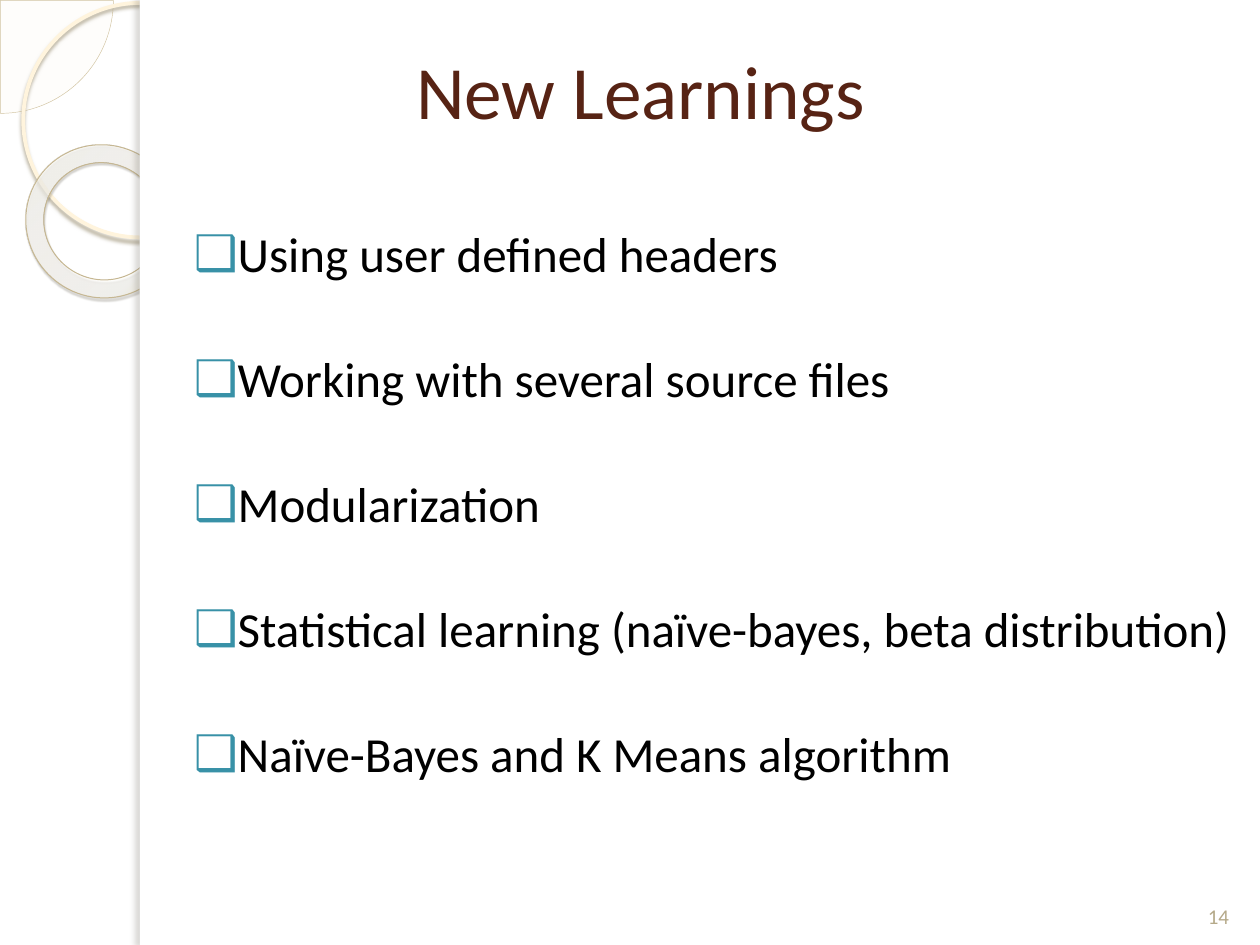
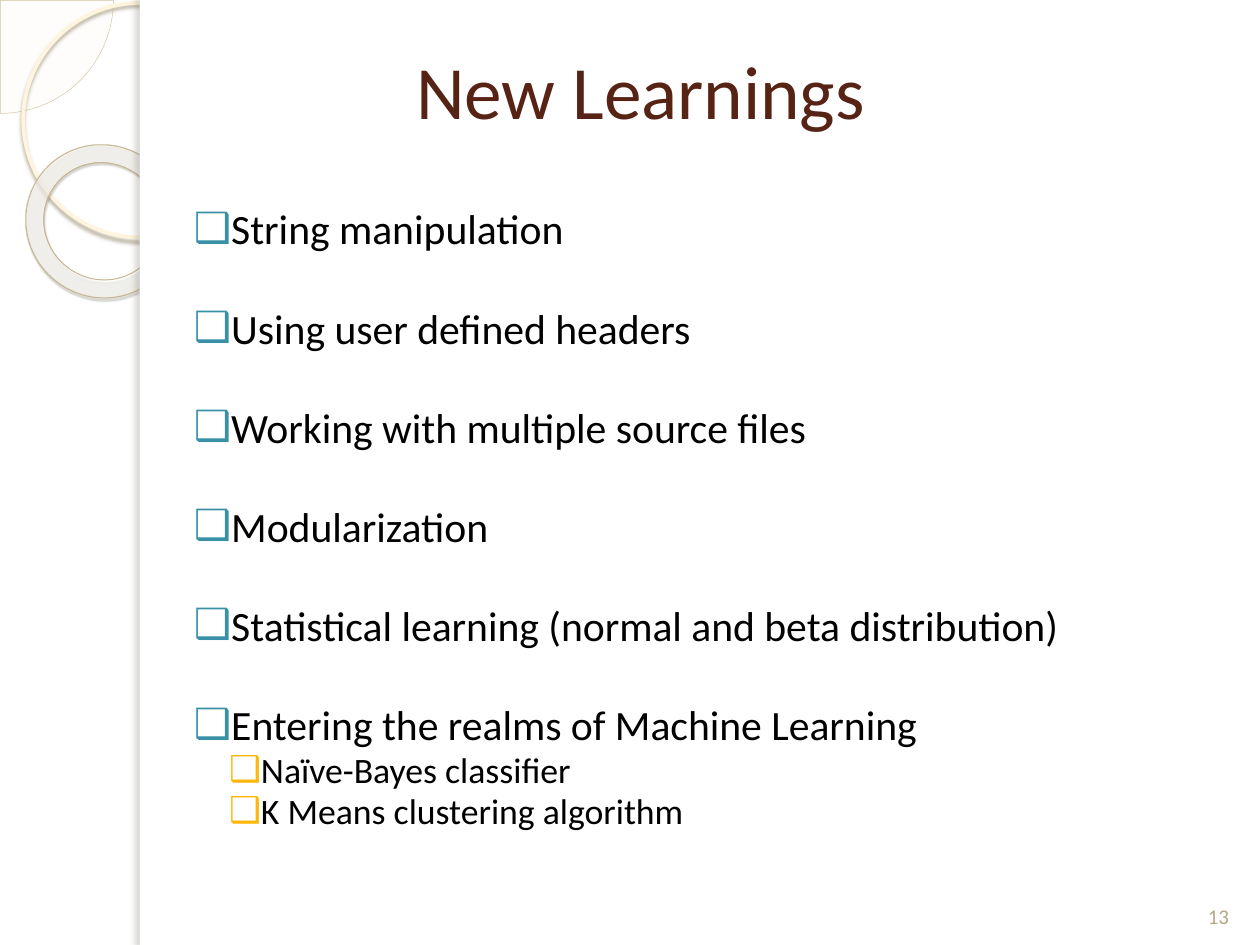
Before and after one commit to Yasin55189/SPL-1, a slide deck: slide 13 of final presentation.pptx (slide 14 before the commit). Drawn at 1260x945 pixels with LibreOffice and Linux fonts; fonts in the diff are those of the drawing; background and template pictures are left out. Boxes give left, top, right and bottom in pixels: in the first picture for what was removed or moved away, otherwise in the second. Text is boxed around its words. In the diff, an @@ line names an element or a change of style, - is before the commit and + after.

```diff
--- a/final presentation.pptx
+++ b/final presentation.pptx
@@ text at box(231, 215, 563, 251): paragraph added @@
+  ❑ String manipulation
@@ text at box(231, 315, 690, 543): size 28 to 23.8 pt in "Using user defined headers", "Modularization"; line spacing 0.9 to 0.8 @@
@@ text at box(231, 414, 806, 450): text changed; size 28 to 23.8 pt @@
-  ❑ Working with several source files
+  ❑ Working with multiple source files
@@ text at box(231, 610, 1058, 830): text changed; size 28 to 23.8 pt @@
-  ❑ Statistical learning (naïve-bayes, beta distribution)
-  ❑ Naïve-Bayes and K Means algorithm
+  ❑ Statistical learning (normal and beta distribution)
+  ❑ Entering the realms of Machine Learning
+    ❑ Naïve-Bayes classifier
+    ❑ K Means clustering algorithm
@@ page number at box(1208, 910, 1229, 924): text changed @@
-14
+13
```
Also in this commit, not shown: 5 other slides changed, 1 slide added, 2 slides removed.
